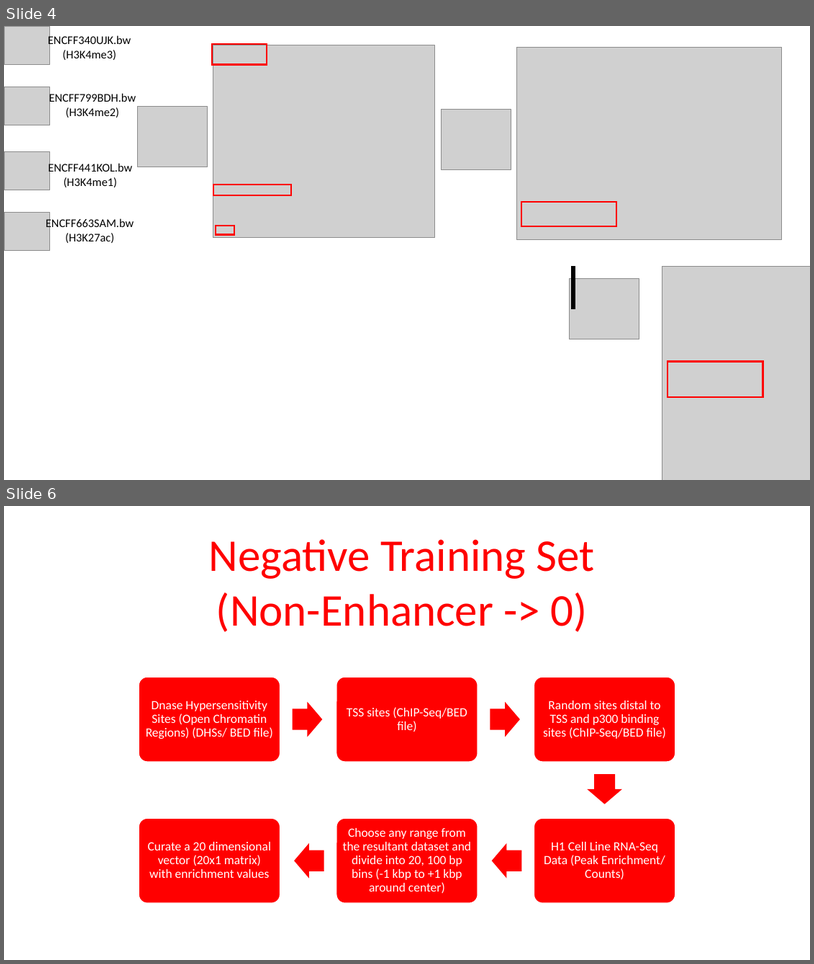
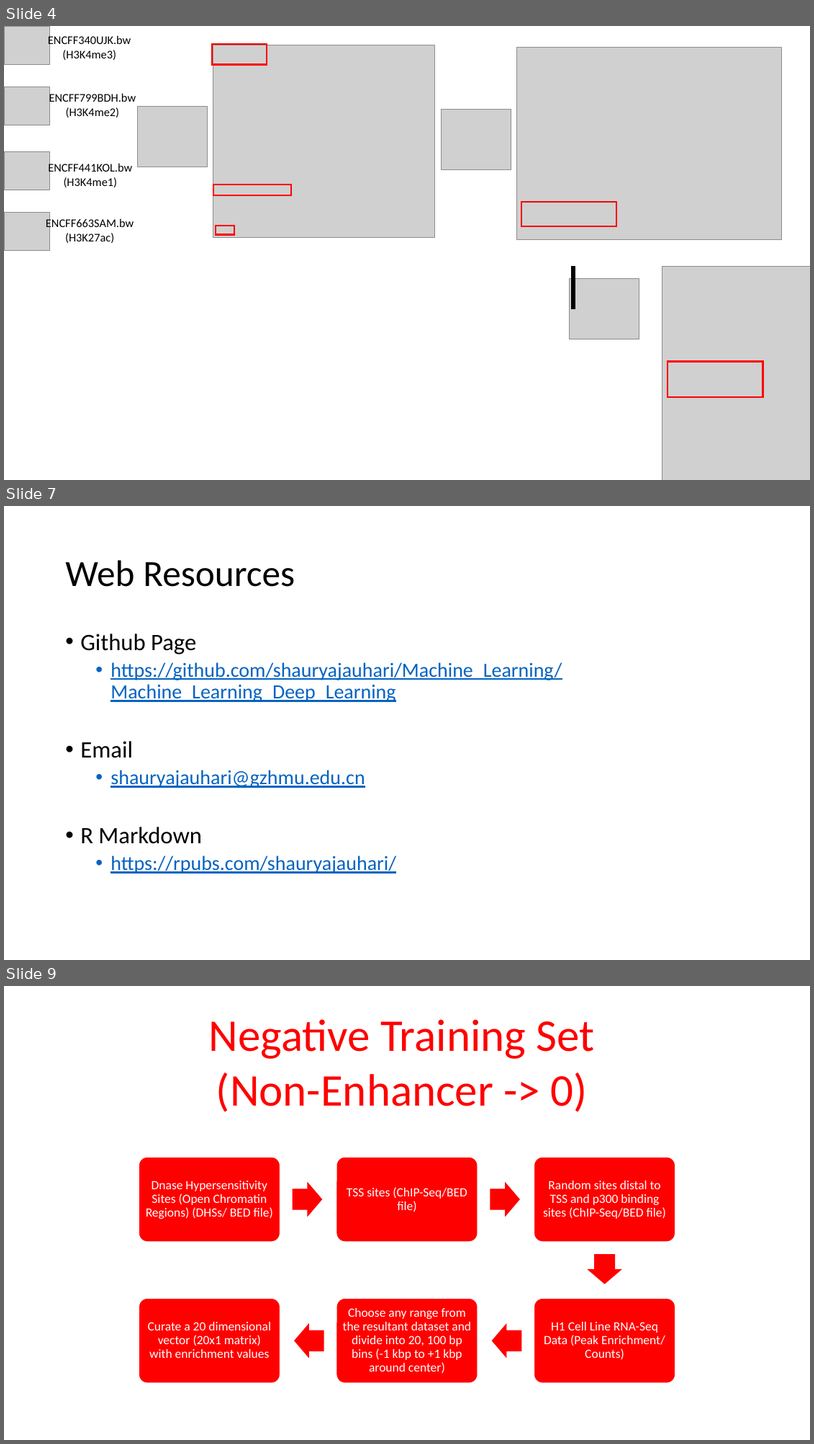
Before and after one commit to shauryajauhari/MachineLearning, a slide deck: Machine_Learning_Deep_Learning/data/Dataset_Preparation_EP_DL.pptx. Shown one above the other, each under a label of ours: slides 4 and 6 before the commit, slides 4, 7 and 9 after it; the slides between them are not shown. The pictures are 814x964 and 814x1444 pixels, drawn with LibreOffice and Linux fonts; fonts in the diff are those of the drawing; grey boxes stand for pictures. Boxes give left, top, right and bottom in pixels: in the first picture for what was removed or moved away, otherwise in the second. Text is boxed around its words. In the diff, an @@ line names an element or a change of style, - is before the commit and + after.

```diff
--- a/Machine_Learning_Deep_Learning/data/Dataset_Preparation_EP_DL.pptx
+++ b/Machine_Learning_Deep_Learning/data/Dataset_Preparation_EP_DL.pptx
@@ slide 7 added at bbox=[4, 506, 810, 960], background #FFFFFF @@
@@ title added at bbox=[65, 560, 295, 587], 44 pt, text #000000 @@
+Web Resources
@@ text added at bbox=[80, 633, 562, 873], 24 pt, text #0563C1, underline @@
+• Github Page
+  • https://github.com/shauryajauhari/Machine_Learning/Machine_Learning_Deep_Learning
+• Email
+  • shauryajauhari@gzhmu.edu.cn
+• R Markdown
+  • https://rpubs.com/shauryajauhari/
@@ what was slide 6 is now slide 9 @@
```
Also in this commit, not shown: 2 slides changed, 2 other slides added, 2 other files.
